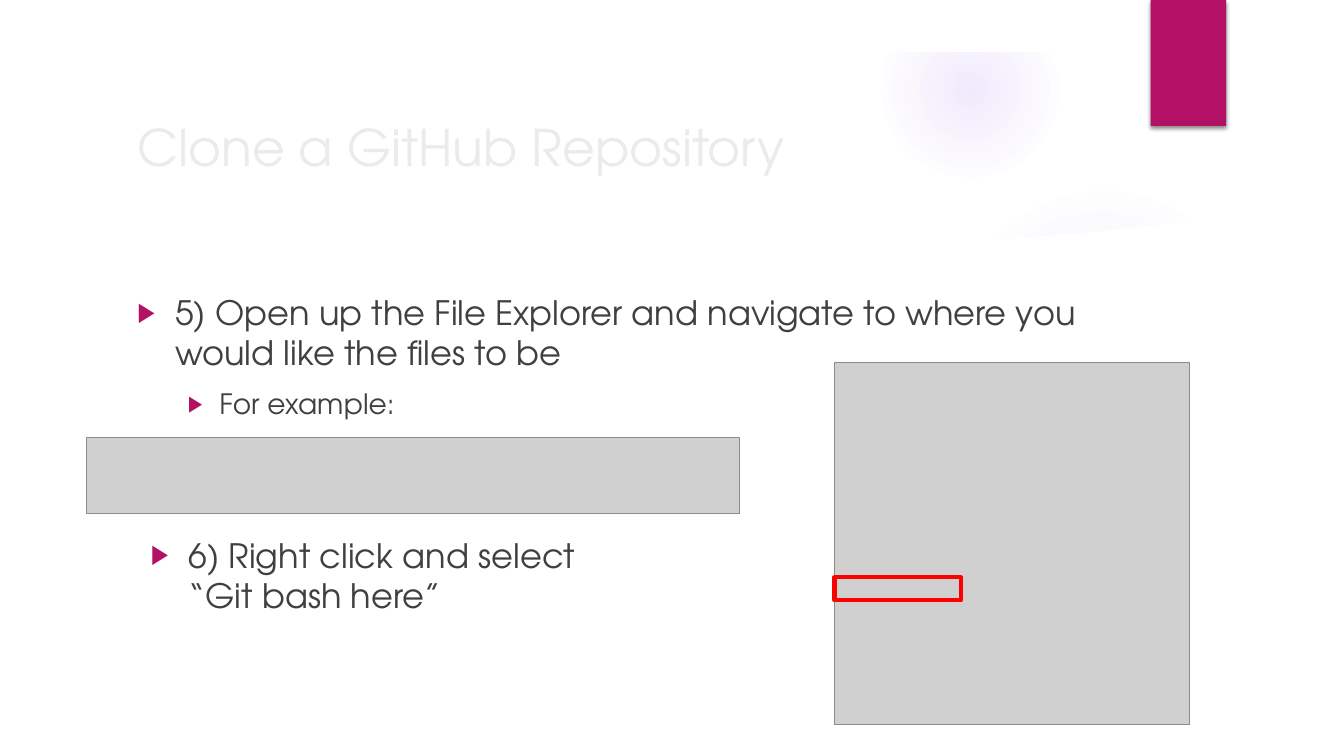
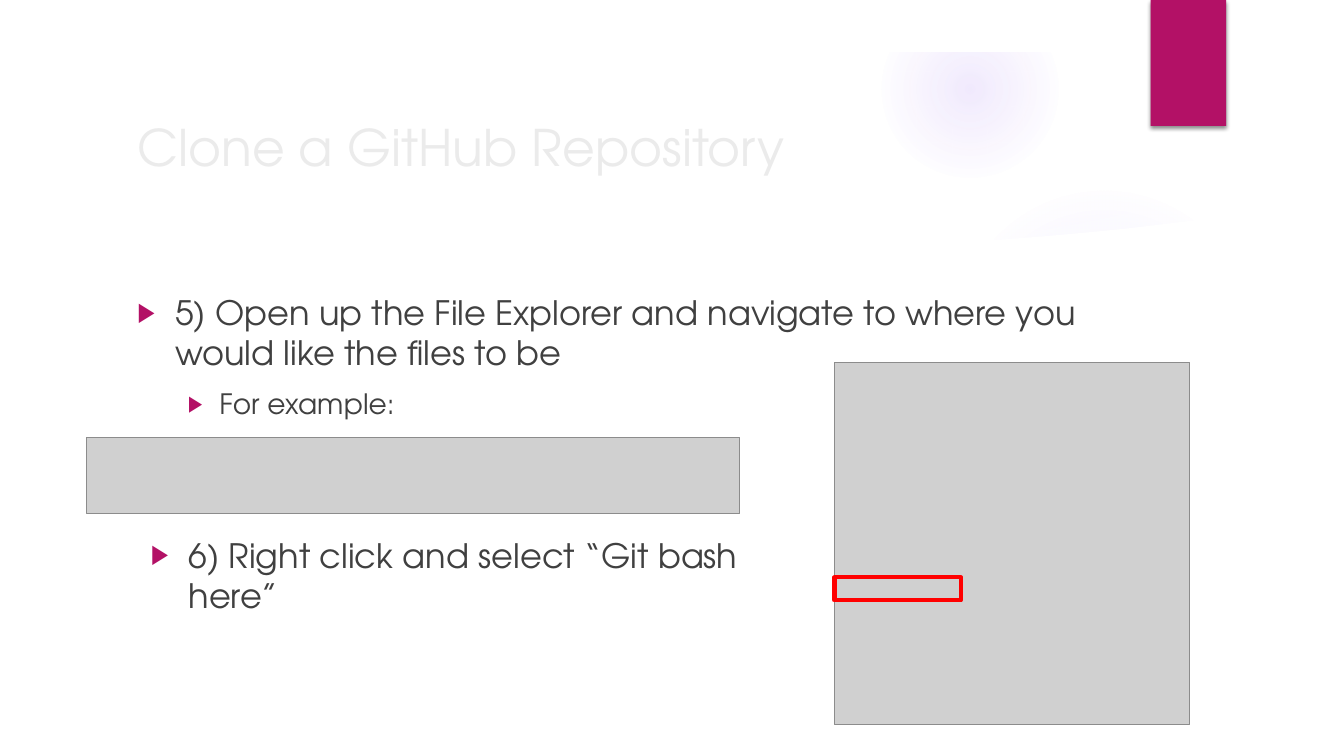
Before and after one commit to jmartineau1993/Intro-to-Python, a slide deck: slide 16 of PPTs/Week1.pptx (slide 15 before the commit). Drawn at 1344x756 pixels with LibreOffice and Linux fonts; fonts in the diff are those of the drawing; grey boxes stand for pictures; background and template pictures are left out. Boxes give left, top, right and bottom in pixels: in the first picture for what was removed or moved away, otherwise in the second. Text is boxed around its words. In the diff, an @@ line names an element or a change of style, - is before the commit and + after.

```diff
--- a/PPTs/Week1.pptx
+++ b/PPTs/Week1.pptx
@@ text "6) Right click and select ..." rewrapped from [189, 543, 576, 609] to [189, 542, 737, 609] @@
```
Also in this commit, not shown: 7 other slides changed, 1 slide added, 2 other files.
